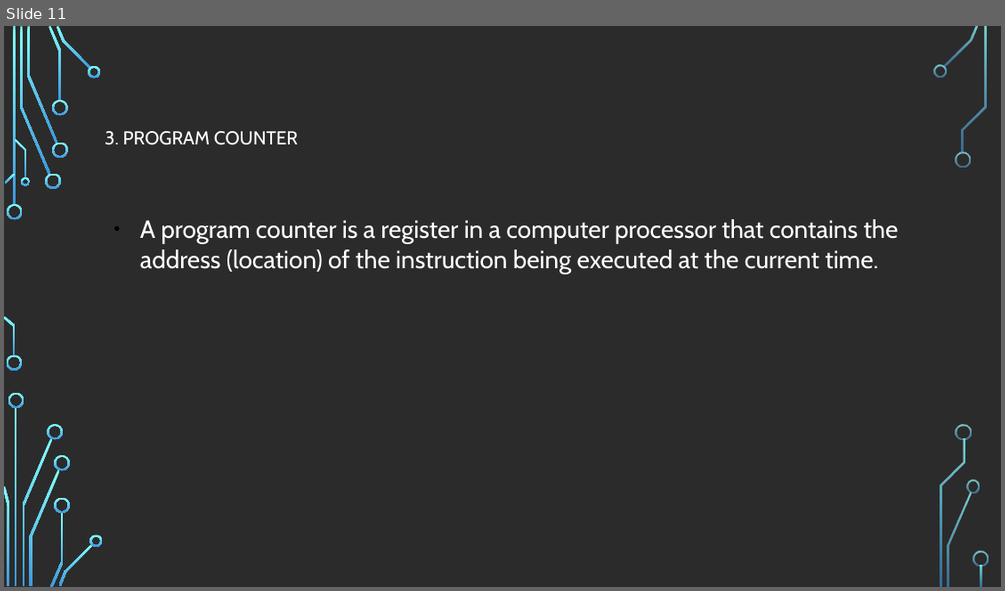
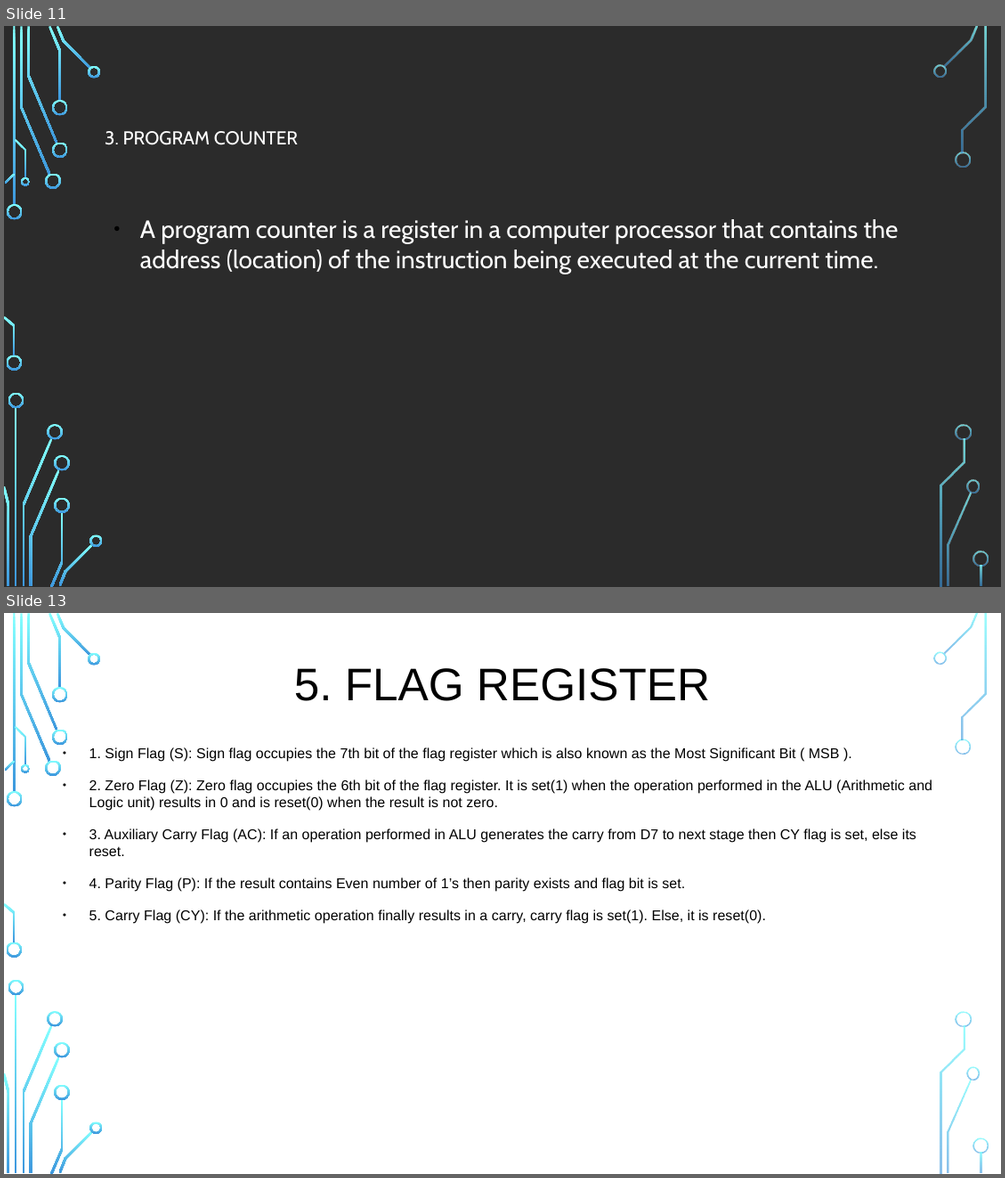
Before and after one commit to mhannan-dev/laravel_ecommerce, a slide deck: 8085 Microprocessor.pptx. Shown one above the other, each under a label of ours: slide 11 before the commit, slides 11 and 13 after it; the slides between them are not shown. The pictures are 1005x591 and 1005x1178 pixels, drawn with LibreOffice and Linux fonts; fonts in the diff are those of the drawing; background and template pictures are left out; a plain dark background stands for a picture behind light text. Boxes give left, top, right and bottom in pixels: in the first picture for what was removed or moved away, otherwise in the second. Text is boxed around its words. In the diff, an @@ line names an element or a change of style, - is before the commit and + after.

Commit message:
Update

```diff
--- a/8085 Microprocessor.pptx
+++ b/8085 Microprocessor.pptx
@@ slide 13 added at bbox=[4, 613, 1001, 1174], background picture (left out); not listed: 36 template elements that a slide beside it also shows @@
@@ text added at bbox=[294, 668, 710, 701], 44 pt, text #000000 @@
+5. FLAG REGISTER
@@ text added at bbox=[89, 747, 932, 924], 13.8 pt, text #000000 @@
+● 1. Sign Flag (S): Sign flag occupies the 7th bit of the flag register which is also known as the Most Significant Bit ( MSB ).
+● 2. Zero Flag (Z): Zero flag occupies the 6th bit of the flag register. It is set(1) when the operation performed in the ALU (Arithmetic and Logic unit) results in 0 and is reset(0) when the result is not zero.
+● 3. Auxiliary Carry Flag (AC): If an operation performed in ALU generates the carry from D7 to next stage then CY flag is set, else its reset.
+● 4. Parity Flag (P): If the result contains Even number of 1’s then parity exists and flag bit is set.
+● 5. Carry Flag (CY): If the arithmetic operation finally results in a carry, carry flag is set(1). Else, it is reset(0).
```
Also in this commit, not shown: 9 other slides changed, 10 other slides added, 3 slides removed.
